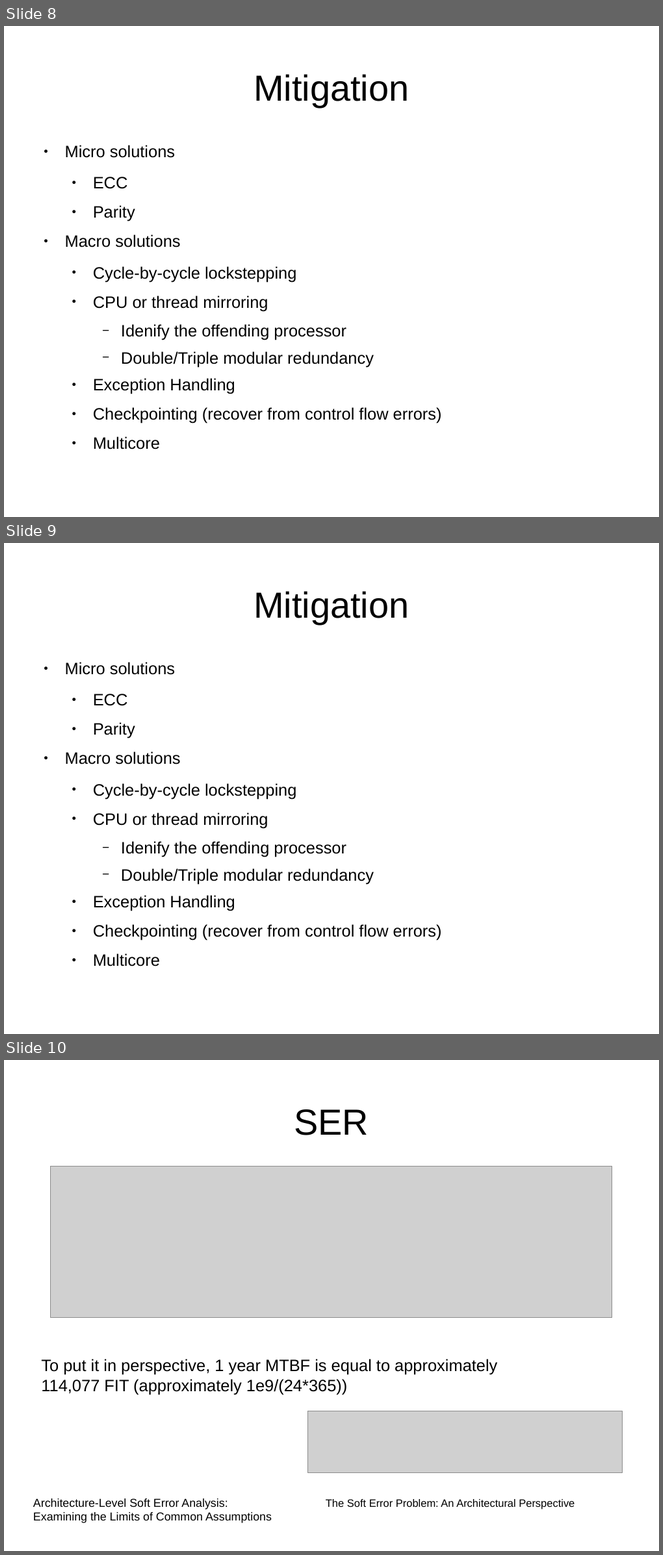
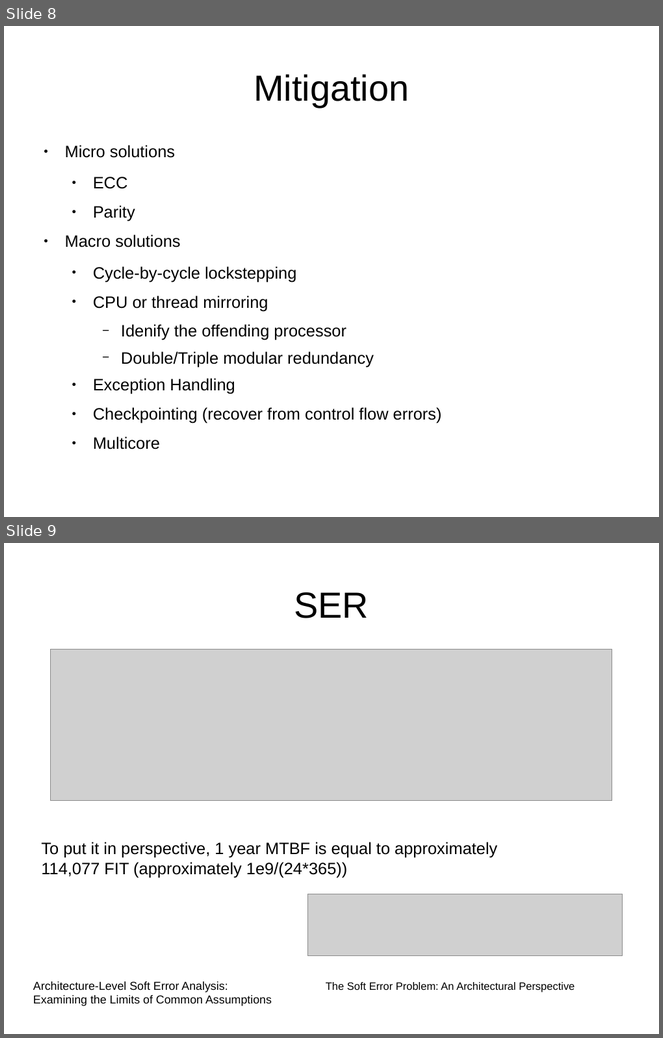
Before and after one commit to nandithaec/c-code-project, a slide deck: report/softerrors.odp. Shown one above the other, each under a label of ours: slides 8, 9 and 10 before the commit, slides 8 and 9 after it. The pictures are 663x1555 and 663x1038 pixels, drawn with LibreOffice and Linux fonts; fonts in the diff are those of the drawing; grey boxes stand for pictures. Boxes give left, top, right and bottom in pixels: in the first picture for what was removed or moved away, otherwise in the second. Text is boxed around its words. In the diff, an @@ line names an element or a change of style, - is before the commit and + after.

```diff
--- a/report/softerrors.odp
+++ b/report/softerrors.odp
@@ slide 9 removed at (4,543,659,1034), background #FFFFFF @@
@@ title removed at (254,591,409,624) @@
-Mitigation
@@ text removed at (65,662,442,967) @@
-● Micro solutions
-  ● ECC
-  ● Parity
-● Macro solutions
-  ● Cycle-by-cycle lockstepping
-  ● CPU or thread mirroring
-    − Idenify the offending processor
-    − Double/Triple modular redundancy
-  ● Exception Handling
-  ● Checkpointing (recover from control flow errors)
-  ● Multicore
@@ what was slide 10 is now slide 9 @@
```
Also in this commit, not shown: 4 other files.
